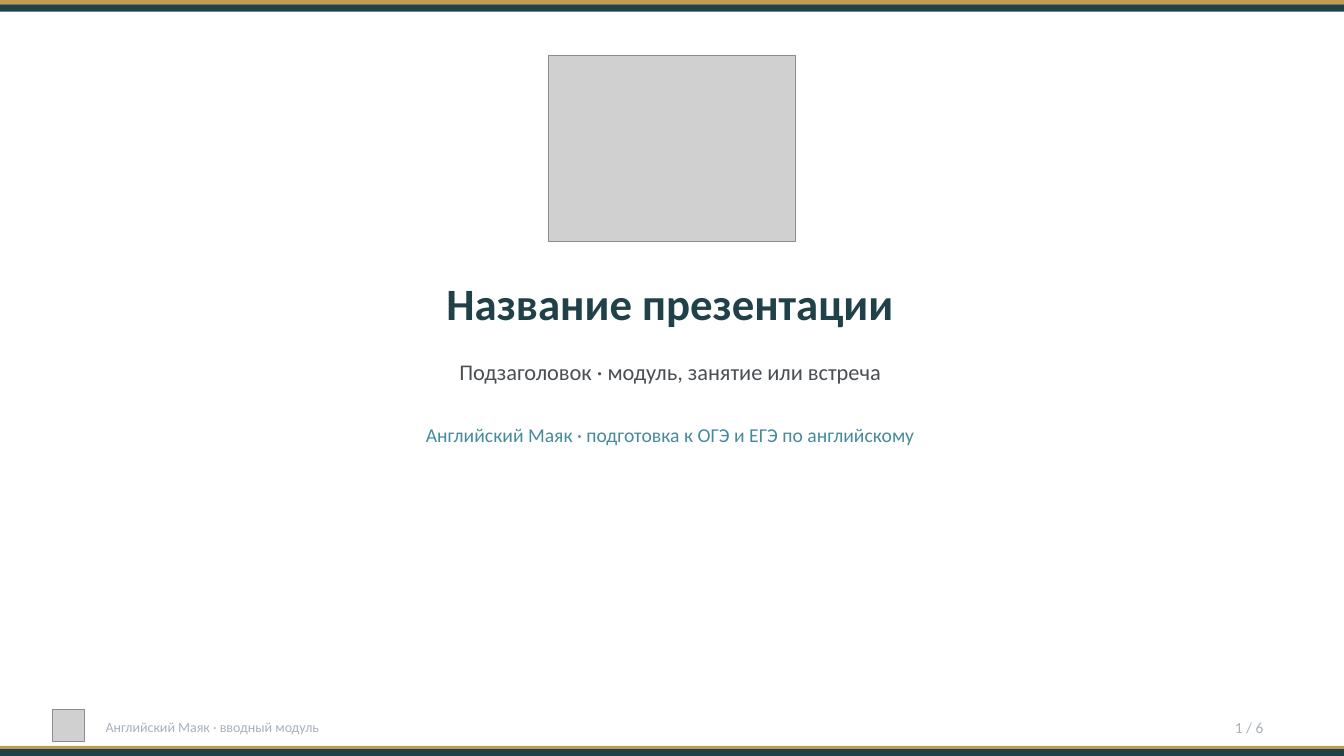
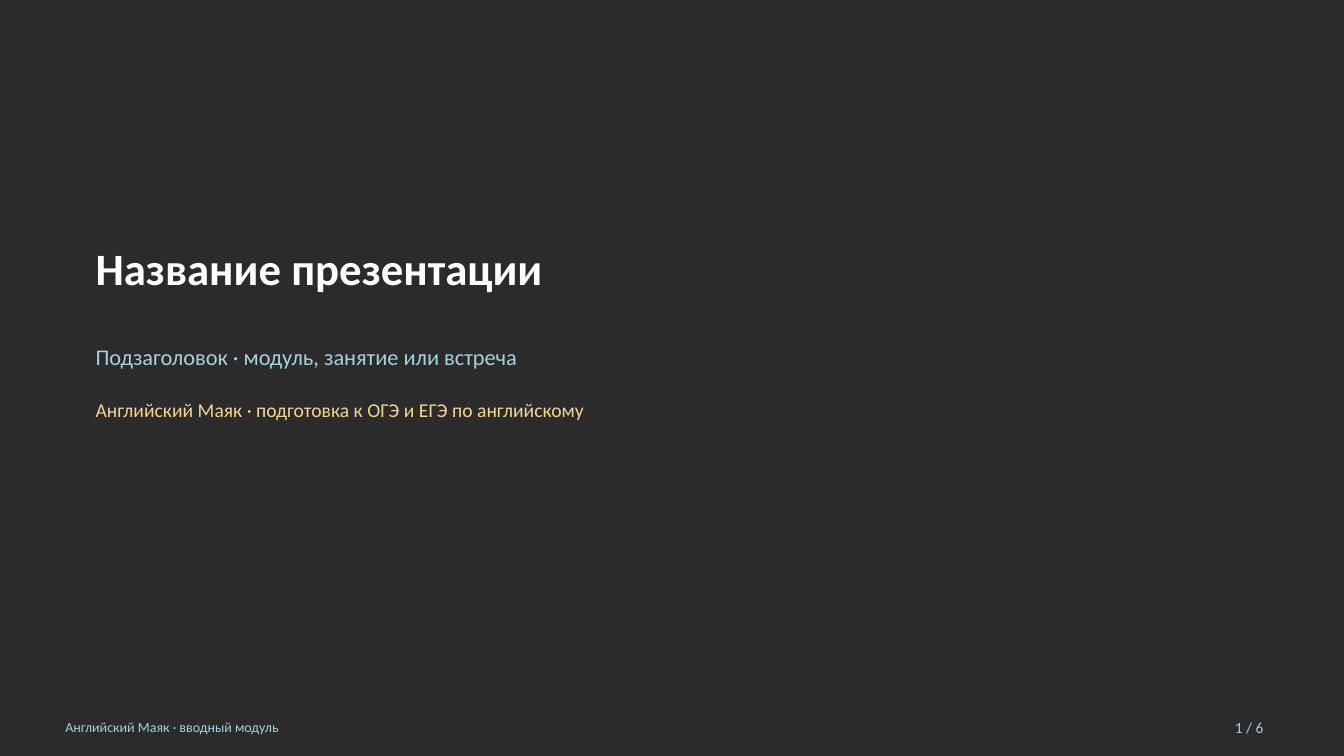
Before and after one commit to munlightshadow/music, a slide deck: slide 1 of ege-english-course/brand/шаблон-презентации.pptx. Drawn at 1344x756 pixels with LibreOffice and Linux fonts; fonts in the diff are those of the drawing; grey boxes stand for pictures; background and template pictures are left out; a plain dark background stands for a picture behind light text. Boxes give left, top, right and bottom in pixels: in the first picture for what was removed or moved away, otherwise in the second. Text is boxed around its words. In the diff, an @@ line names an element or a change of style, - is before the commit and + after.

```diff
--- a/ege-english-course/brand/шаблон-презентации.pptx
+++ b/ege-english-course/brand/шаблон-презентации.pptx
@@ background #FFFFFF to picture (left out) @@
@@ rectangle removed at [0, 0, 1344, 4] @@
@@ rectangle removed at [0, 4, 1344, 11] @@
@@ picture removed at [548, 55, 796, 242] @@
@@ text "Название презентации": place and size @@
-text "Название презентации" at [446, 291, 893, 328]
+text "Название презентации" at [96, 256, 542, 293]
@@ text "Название презентации" at [96, 256, 542, 293]: text colour #214149 to #FFFFFF; alignment centre to left @@
@@ text "Подзаголовок · модуль, занятие или ...": place and size @@
-text "Подзаголовок · модуль, занятие или ..." at [459, 365, 881, 384]
+text "Подзаголовок · модуль, занятие или ..." at [96, 350, 517, 369]
@@ text "Подзаголовок · модуль, занятие или ..." at [96, 350, 517, 369]: text colour #494F55 to #A5D2DF; alignment centre to left @@
@@ text "Английский Маяк · подготовка к ...": place and size @@
-text "Английский Маяк · подготовка к ..." at [426, 428, 914, 445]
+text "Английский Маяк · подготовка к ..." at [96, 403, 584, 420]
@@ text "Английский Маяк · подготовка к ..." at [96, 403, 584, 420]: text colour #468A9D to #F3D593; alignment centre to left @@
@@ picture removed at [52, 710, 85, 742] @@
@@ text "Английский Маяк · вводный модуль" at [65, 722, 279, 735]: text colour #A8B2BB to #A5D2DF @@
@@ text "Английский Маяк · вводный модуль": place and size @@
-text "Английский Маяк · вводный модуль" at [106, 723, 319, 734]
+text "Английский Маяк · вводный модуль" at [65, 722, 279, 735]
@@ text "1 / 6" at [1235, 722, 1264, 733]: text colour #A8B2BB to #A5D2DF @@
@@ rectangle removed at [0, 749, 1344, 756] @@
@@ rectangle removed at [0, 746, 1344, 749] @@
```
Also in this commit, not shown: 12 other files.
